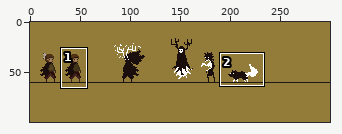
Two states of a pixel-art file, img_01/animations/MC/idk_oc.aseprite. The picture above shows the old version from afar; the outline marks the close-up.
Close-up. Before:
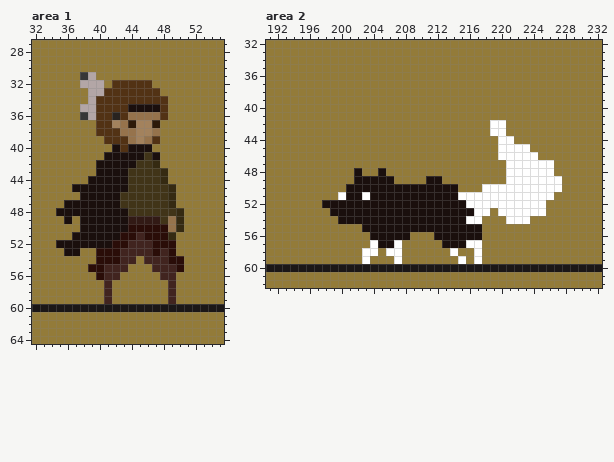
300x100 pixels, 1 frame. Colours within 5 levels of each other are drawn and written as one. Shown: area 1: x 32..55, y 27..64; area 2: x 191..232, y 32..62. The commit also changed other parts of the picture, which this record leaves out.
And afterwards:
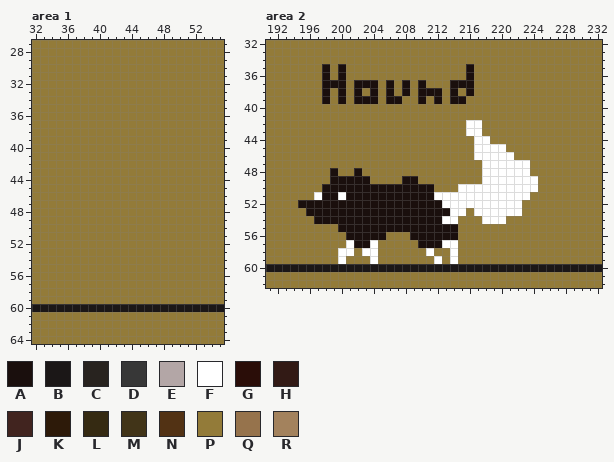
Palette (. is transparent): A #1a0f0d  B #1b1717  C #28231f  D #373737  E #b3a6a6  F #ffffff  G #2a0d08  H #321a15  J #41241f  K #2d1a09  L #352a12  M #413418  N #523214  P #937b39  Q #96734c  R #a3825d
The exact change:
Changed rows in their new state; - is an unchanged pixel.
Area 1, layer "Layer 3":
first column x 35:
31 ---PP-----------
32 ---PPP-PPPPP----
33 ----PPPPPPPPP---
34 ----PPPPPPPPPP--
35 ---PPPPPPPPPPP--
36 ---PPPPPPPPPPP--
37 -----PPPPPPPP---
38 -----PPPPPPPP---
39 ------PPPPPPP---
40 -------PPPPP----
41 ------PPPPPPP---
42 -----PPPPPPPP---
43 -----PPPPPPPPP--
44 ----PPPPPPPPPP--
45 --PPPPPPPPPPPPP-
46 ---PPPPPPPPPPPP-
47 -PPPPPPPPPPPPPP-
48 PPPPPPPPPPPPPPPP
49 -P-PPPPPPPPPPPPP
50 ---PPPPPPPPPPPPP
51 --PPPPPPPPPPPPP-
52 PPPPPPPPPPPPPPP-
53 -PP--PPPPPPPPPP-
54 -----PPPPP-PPPPP
55 ----PPPPP---PPPP
56 -----PPP-----PP-
57 ------P-------P-
58 ------P-------P-
59 ------P-------P-
Area 2, layer "Layer 3":
first column x 195:
35 ---A-A---------------A-----------
36 ---A-A---------------A-----------
37 ---AAA-AAA-A-A-A---AAA-----------
38 ---A-A-A-A-A-A-AAA-A-A-----------
39 ---A-A-AAA-AA--A-A-AA------------
42 ---------------------FF-PP-------
43 ---------------------FF-PP-------
44 ----------------------FF-PP------
45 ----------------------FFF-PPP----
46 ----------------------FFF--PPP---
47 -----------------------FFF---PPP-
48 ----A-----P------------FFF---PPP-
49 ----AAA--PPP-AA-PP-----FFF----PPP
50 ---AAA-----------PPPFFF-------PPP
51 --FAA---A--------FFF---------PPP-
52 AAA---------------FFF-------PPP--
53 -AAA---------------FFP--F---PPP--
54 --AAA-------------FFPPPFFFPPP----
55 -----AAA------------PPP----------
56 ------AAA--PPPAAA---PPP----------
57 ------FAA-PPP--AAAFFPPP----------
58 -----FF----PP---F-----P----------
59 -----F--PF--P----F-FP-P----------
Where, in picture pixels (left, top, right, bottom), the same in both close-ups:
changed: (56, 72, 184, 304)
changed: (298, 64, 562, 264)
